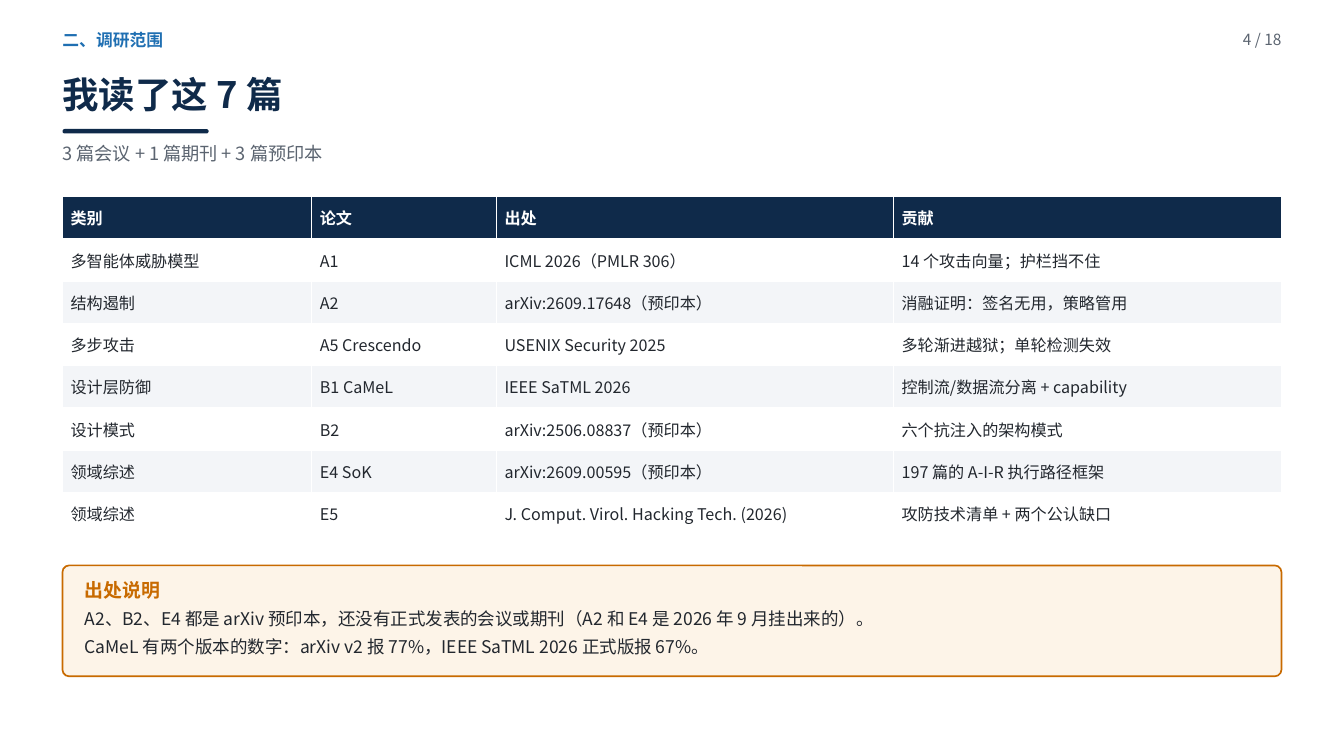
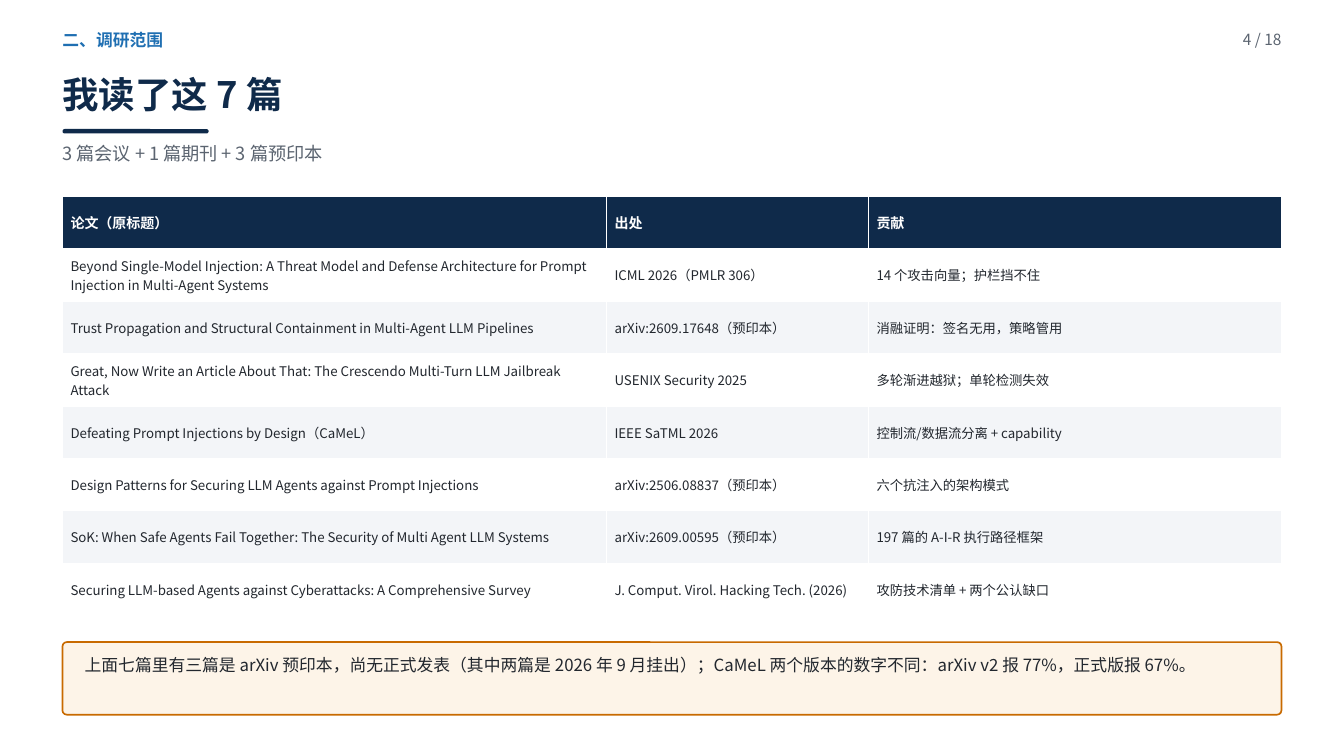
Before and after one commit to yiiiiiii1/multi-agent-remote-sensing, a slide deck: slide 4 of 阶段2-卫星多智能体防御/presentations/新方向调研汇报.pptx. Drawn at 1344x756 pixels with LibreOffice and Linux fonts; fonts in the diff are those of the drawing. Boxes give left, top, right and bottom in pixels: in the first picture for what was removed or moved away, otherwise in the second. Text is boxed around its words. In the diff, an @@ line names an element or a change of style, - is before the commit and + after.

Commit message:
PPT：把自编编号（A1/A2/E4…）全部换成论文原标题——P4 表格用完整标题，其余页用标题短名

```diff
--- a/阶段2-卫星多智能体防御/presentations/新方向调研汇报.pptx
+++ b/阶段2-卫星多智能体防御/presentations/新方向调研汇报.pptx
@@ table at [63,197,1282,616] @@
-column 1: 类别 | 多智能体威胁模型 | 结构遏制 | 多步攻击 | 设计层防御 | 设计模式 | 领域综述 | 领域综述
-column 2: 论文 | A1 | A2 | A5 Crescendo | B1 CaMeL | B2 | E4 SoK | E5
+column 1: 论文（原标题） | Beyond Single-Model Injection: A Threat Model and Defense Architecture for Prompt Injection in Multi-Agent Systems | Trust Propagation and Structural Containment in Multi-Agent LLM Pipelines | Great, Now Write an Article About That: The Crescendo Multi-Turn LLM Jailbreak Attack | Defeating Prompt Injections by Design（CaMeL） | Design Patterns for Securing LLM Agents against Prompt Injections | SoK: When Safe Agents Fail Together: The Security of Multi Agent LLM Systems | Securing LLM-based Agents against Cyberattacks: A Comprehensive Survey
@@ rounded rectangle: place and size @@
-rounded rectangle at [63,566,1281,677]
+rounded rectangle at [63,642,1281,715]
@@ text at [85,657,1196,674]: text changed; size 12.5 to 12 pt @@
-出处说明
-A2、B2、E4 都是 arXiv 预印本，还没有正式发表的会议或期刊（A2 和 E4 是 2026 年 9 月挂出来的）。
-CaMeL 有两个版本的数字：arXiv v2 报 77%，IEEE SaTML 2026 正式版报 67%。
+上面七篇里有三篇是 arXiv 预印本，尚无正式发表（其中两篇是 2026 年 9 月挂出）；CaMeL 两个版本的数字不同：arXiv v2 报 77%，正式版报 67%。
```
Also in this commit, not shown: 8 other slides changed, 1 other file.
